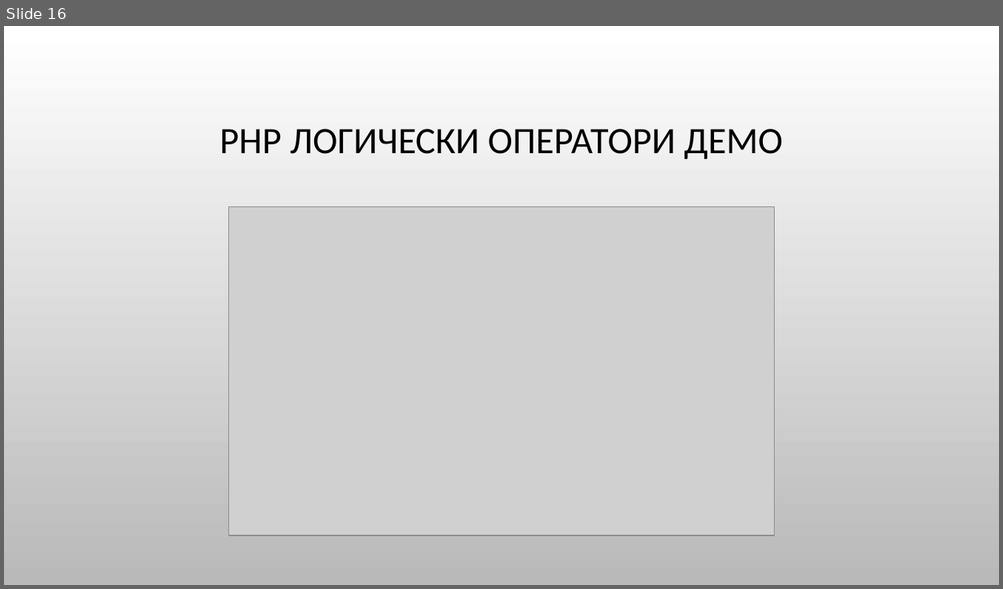
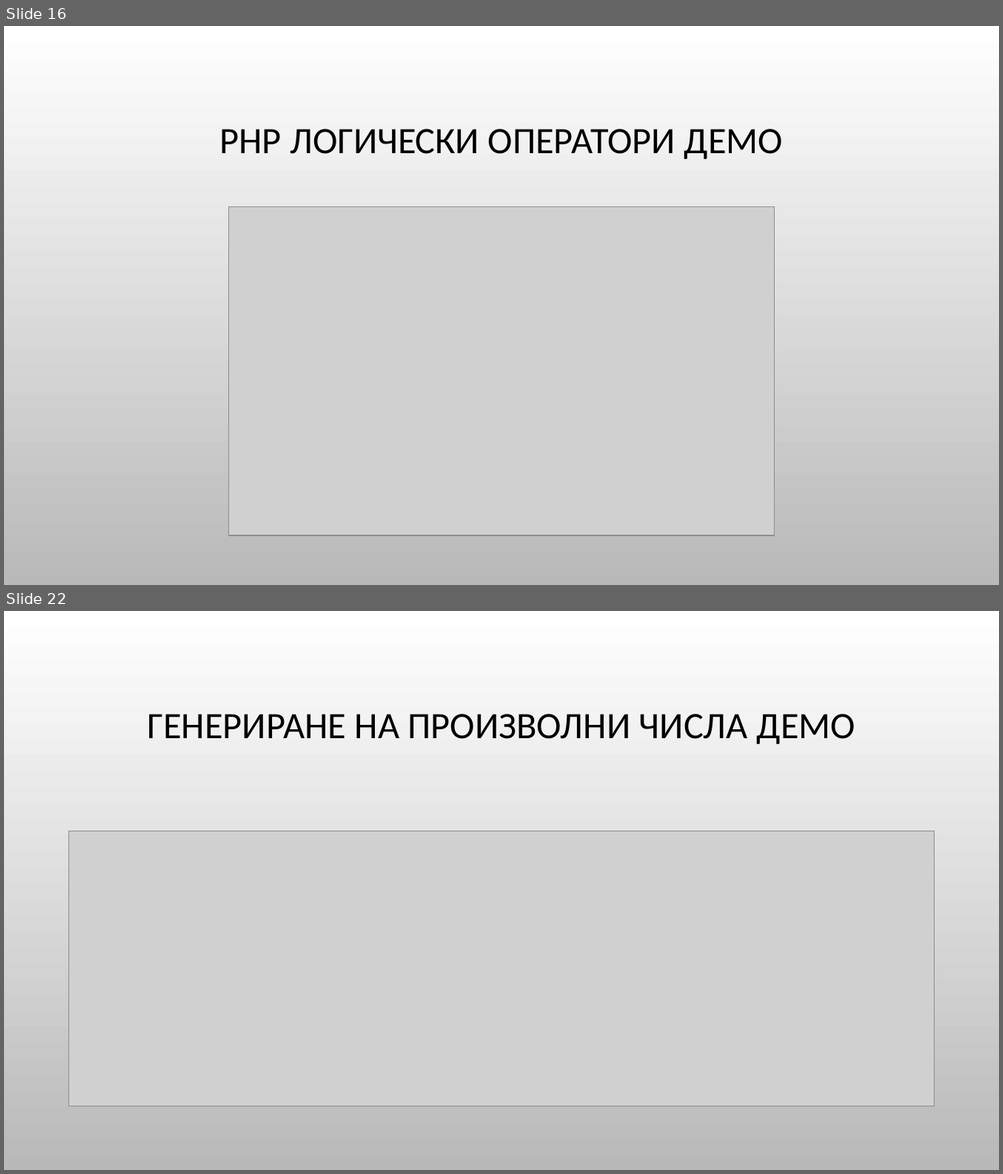
Before and after one commit to Bilyukov/php-mysql-course, a slide deck: 04.php-basics.pptx. Shown one above the other, each under a label of ours: slide 16 before the commit, slides 16 and 22 after it; the slides between them are not shown. The pictures are 1003x589 and 1003x1174 pixels, drawn with LibreOffice and Linux fonts; fonts in the diff are those of the drawing; grey boxes stand for pictures; background and template pictures are left out. Boxes give left, top, right and bottom in pixels: in the first picture for what was removed or moved away, otherwise in the second. Text is boxed around its words. In the diff, an @@ line names an element or a change of style, - is before the commit and + after.

```diff
--- a/04.php-basics.pptx
+++ b/04.php-basics.pptx
@@ slide 22 added at box(4, 611, 999, 1170), background picture (left out) @@
@@ title added at box(148, 714, 855, 744), 36 pt, text #000000 @@
+ГЕНЕРИРАНЕ НА ПРОИЗВОЛНИ ЧИСЛА ДЕМО
@@ picture added at box(69, 831, 934, 1106) @@
```
Also in this commit, not shown: 9 other slides added, 2 slides removed, 8 other files.
